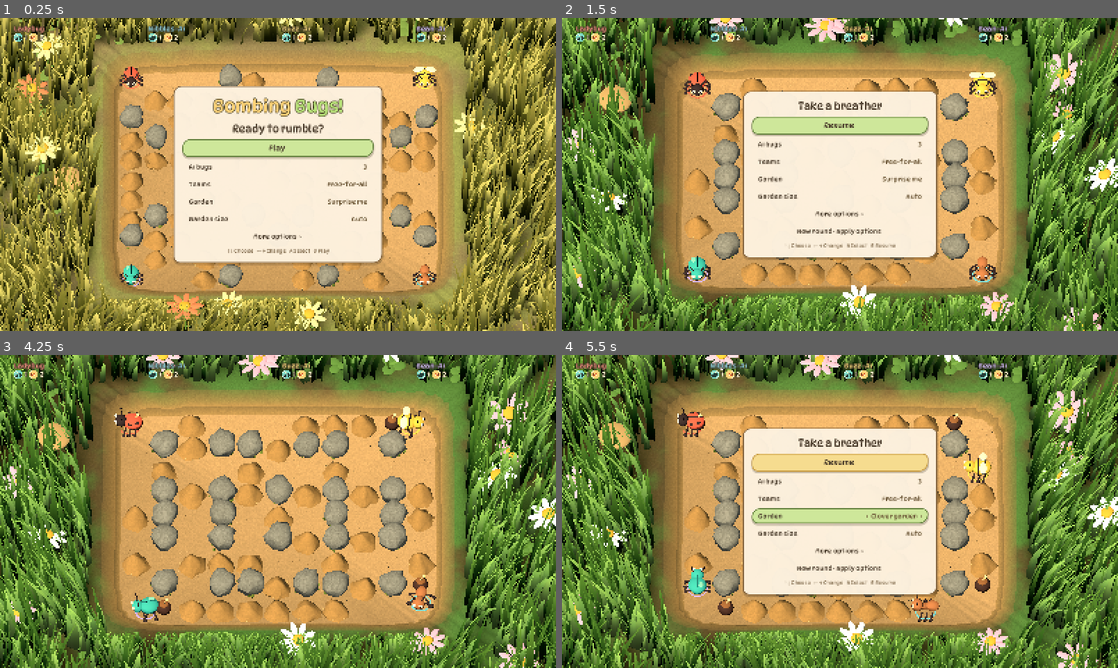
Above: before the commit, frames 1-4 (two rows, left to right).
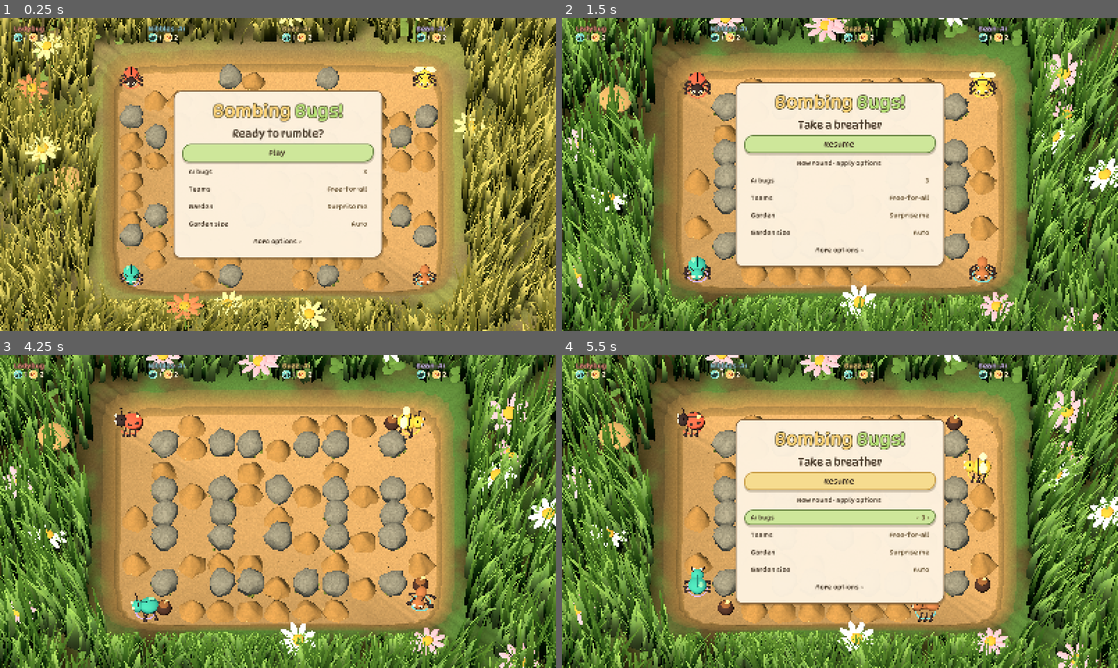
Above: after the commit, the same moments.

Repository: ontola/gamenight-games
Game: Godot game, scene res://main.tscn
Same seed, same stepped clock (60 frames per second), same inputs: the game is played once before the commit and once after it.
Inputs (mouse positions are in pixels of both pictures, inside the frame that each line leads up to):
- Up to frame 1 (0.25 s): no input
- Up to frame 2 (1.5 s): tap Enter at 0.5 s; move the mouse to (962, 158) at 0.52 s; hold D 0.53-1.28 s; hold Enter 0.53-1.28 s; click (962, 158) at 0.67 s; tap Space at 0.77, 1.07 s; move the mouse to (728, 190) at 1.27 s; hold S from 1.28 s (still down); tap P at 1.35 s
- Up to frame 3 (4.25 s): tap Space at 1.52, 1.82, 3.02, 3.32, 3.77, 4.07 s; move the mouse to (333, 442) at 2.02 s; release S at 2.03 s; hold D 2.03-2.78 s; hold Backspace 2.03-2.78 s; move the mouse to (250, 574) at 2.77 s; hold W 2.78-3.53 s; tap E at 2.85 s; click (250, 574) at 2.92 s; move the mouse to (444, 558) at 3.52 s; hold A from 3.53 s (still down); hold Shift from 3.53 s (still down)
- Up to frame 4 (5.5 s): move the mouse to (673, 464) at 4.27 s; release Shift at 4.28 s; tap Enter at 4.35 s; tap Space at 4.52, 4.82 s; move the mouse to (867, 511) at 5.02 s; release A at 5.03 s; hold S from 5.03 s (still down); hold P from 5.03 s (still down); click (867, 511) at 5.17 s

The runs differ from the first frame. In frame 1, 6.0% of the frame differs, in the area x 31-69%, y 21-80%; in frame 2, 11%; in frame 3, less than 0.1%; in frame 4, 11%, in the area x 23-77%, y 18-82%.

Commit message:
Bombing Bugs: name on every Start menu, New round under Resume, no menu hints; fuse burns into the bomb as its pulse speeds up
Co-Authored-By: Claude Opus 5.5 (1M context) <noreply@anthropic.com>
Claude-Session: https://claude.ai/code/session_01A6exjfnhezmQTZHuqiLmSE

Diff:
--- a/bombing-bugs/gamenight.json
+++ b/bombing-bugs/gamenight.json
@@ -35,6 +35,6 @@
   },
   "links": {
     "source": "https://github.com/ontola/gamenight-games/tree/main/bombing-bugs",
-    "releases": "https://github.com/ontola/gamenight-games/releases/tag/bombing-bugs-v0.7.1"
+    "releases": "https://github.com/ontola/gamenight-games/releases/tag/bombing-bugs-v0.8.0"
   }
 }
--- a/bombing-bugs/src/clay.gd
+++ b/bombing-bugs/src/clay.gd
@@ -113,6 +113,12 @@
 	var n := Node3D.new(); parent.add_child(n)
 	ball(n,Vector3(0,.25,0),Vector3(.55,.51,.55),Color("49322d"))
 	ball(n,Vector3(0,.46,0),Vector3(.34,.14,.34),Color("97623b"))
-	rod(n,Vector3(0,.5,0),Vector3(.10,.72,0),.032,Color("d6b47b"))
-	ball(n,Vector3(.1,.73,0),Vector3(.11,.11,.11),Color("ffbd41"),2)
+	# The fuse burns down into the bomb: garden.gd shortens "Fuse" along its length
+	# and moves the "Spark" with its tip; the bomb goes off once it is all the way in.
+	var fuse := Node3D.new(); fuse.name = "Fuse"; n.add_child(fuse)
+	fuse.position = Vector3(0,.5,0); fuse.rotation.z = -atan2(.10,.22)
+	rod(fuse,Vector3.ZERO,Vector3(0,FUSE_LENGTH,0),.032,Color("d6b47b"))
+	var spark := ball(n,Vector3(.1,.73,0),Vector3(.11,.11,.11),Color("ffbd41"),2); spark.name = "Spark"
 	return n
+
+const FUSE_LENGTH := .242
--- a/bombing-bugs/src/garden.gd
+++ b/bombing-bugs/src/garden.gd
@@ -409,18 +409,31 @@
 			_mark_bomb(bomb_views[b.id],b)
 		# Kicked bombs glide between cells instead of hopping.
 		bomb_views[b.id].position = world(Vector2(b.cell)+Vector2(b.get("slide",Vector2i.ZERO))*b.get("glide",0.0))
-		# Remote bombs sit still with a blinking light; fused ones pulse faster as they run out.
-		var pulse := 1.0+sin(clock*(16 if b.time < 1 and not b.get("remote",false) else 7))*.07
-		var blink: Node3D = bomb_views[b.id].get_node_or_null("Blink")
-		if blink: blink.visible = b.get("remote",false) and fmod(clock,.6) < .3
-		bomb_views[b.id].scale = Vector3(pulse,2-pulse,pulse)
+		var view: Node3D = bomb_views[b.id]
+		var remote: bool = b.get("remote",false)
+		# Burnt share of the fuse: 0 when planted, 1 as it goes off. Remote bombs never burn.
+		if not view.has_meta("full"): view.set_meta("full",maxf(b.time,.01)); view.set_meta("phase",0.0)
+		var burnt := 0.0 if remote else clampf(1.0-b.time/float(view.get_meta("full")),0,1)
+		# The pulse speeds up smoothly the closer the bomb gets to going off.
+		var phase: float = view.get_meta("phase")+dt*lerpf(4.5,30.0,pow(burnt,1.6))
+		view.set_meta("phase",phase)
+		var pulse := 1.0+sin(phase)*lerpf(.035,.09,burnt)
+		view.scale = Vector3(pulse,2-pulse,pulse)
+		var fuse: Node3D = view.get_node("Fuse")
+		var left := maxf(1.0-burnt,.001)
+		fuse.scale.y = left
+		var spark: MeshInstance3D = view.get_node("Spark")
+		spark.position = fuse.position+fuse.transform.basis.y*Clay.FUSE_LENGTH
+		spark.scale = Vector3.ONE*.11*(1.0+.35*burnt)*(.85+.3*absf(sin(clock*37.0+b.id)))
+		var blink: Node3D = view.get_node_or_null("Blink")
+		if blink: blink.visible = remote and fmod(clock,.6) < .3
 	for id in bomb_views.keys():
 		if not ids.has(id): bomb_views[id].queue_free(); bomb_views.erase(id)
 	for c in match_state.pickups:
 		if match_state.pickups[c].wait > 0: continue
 		if not pickup_views.has(c):
 			var n := Node3D.new(); arena_root.add_child(n); n.position = world(Vector2(c)); pickup_views[c] = n
-			var face := Node3D.new(); n.add_child(face); face.rotation.x = deg_to_rad(-46)
+			var face := Node3D.new(); n.add_child(face); face.rotation.x = deg_to_rad(-CAM_PITCH)
 			var kind: String = match_state.pickups[c].kind
 			Clay.ball(face,Vector3.ZERO,Vector3(.78,.78,.19),POWER_COLORS[kind])
 			var icon := Sprite3D.new(); icon.texture = POWER_ICONS[kind]
--- a/bombing-bugs/src/main.gd
+++ b/bombing-bugs/src/main.gd
@@ -370,7 +370,7 @@
 	overlay = PanelContainer.new(); center.add_child(overlay); overlay.custom_minimum_size = Vector2(560,0)
 	var card := _panel(Color("fff3e0f5"),Color("886842")); card.set_content_margin_all(26); overlay.add_theme_stylebox_override("panel",card)
 	var box := VBoxContainer.new(); overlay.add_child(box); box.add_theme_constant_override("separation",10)
-	# The game's name only appears on the start menu.
+	# The game's name heads the main menu page, at the start and on pause.
 	title = RichTextLabel.new(); box.add_child(title); title.custom_minimum_size = Vector2(550,70); title.fit_content = true
 	title.bbcode_enabled = true; title.scroll_active = false; title.mouse_filter = Control.MOUSE_FILTER_IGNORE
 	title.add_theme_font_override("normal_font",PLAY_FONT); title.add_theme_font_size_override("normal_font_size",52)
@@ -438,9 +438,9 @@
 	menu_items = []
 	if page == "main":
 		menu_items.append({"action":"play"})
+		if not initial_menu: menu_items.append({"action":"restart"})
 		for key in BASIC_SETTINGS: menu_items.append({"key":key})
 		menu_items.append({"action":"more"})
-		if not initial_menu: menu_items.append({"action":"restart"})
 	else:
 		for key in ADVANCED_SETTINGS: menu_items.append({"key":key})
 		menu_items.append({"action":"back"})
@@ -470,8 +470,10 @@
 
 func _refresh_menu() -> void:
 	menu_title.text = ("Ready to rumble?" if initial_menu else "Take a breather") if menu_page == "main" else "More options"
-	title.visible = initial_menu and menu_page == "main"
-	menu_help.text = "↑↓ Choose   ←→ Change   A Select   " + ("B Back" if menu_page == "advanced" else ("B Play" if initial_menu else "B Resume"))
+	# The name shows whenever Start opens the menu, so everyone learns what they're playing.
+	title.visible = menu_page == "main"
+	# Controls speak for themselves: no button hints in the menu.
+	menu_help.visible = false
 	for i in menu_items.size():
 		var item: Dictionary = menu_items[i]
 		var row := menu_rows[i].get_child(0)
